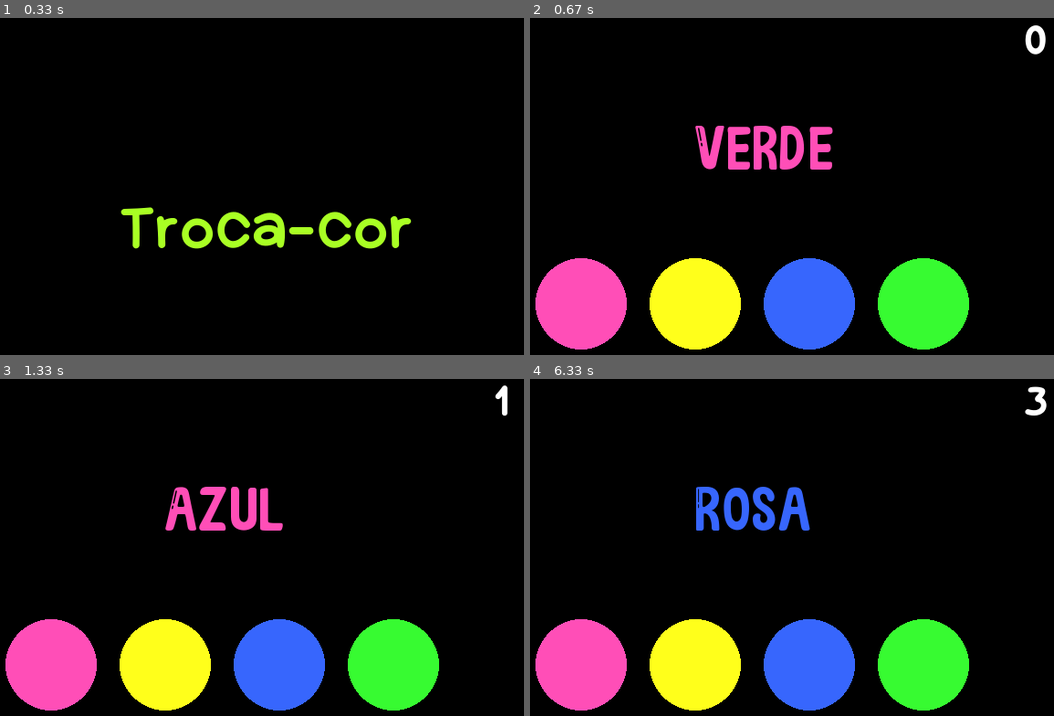
Above: before the commit, frames 1-4 (two rows, left to right).
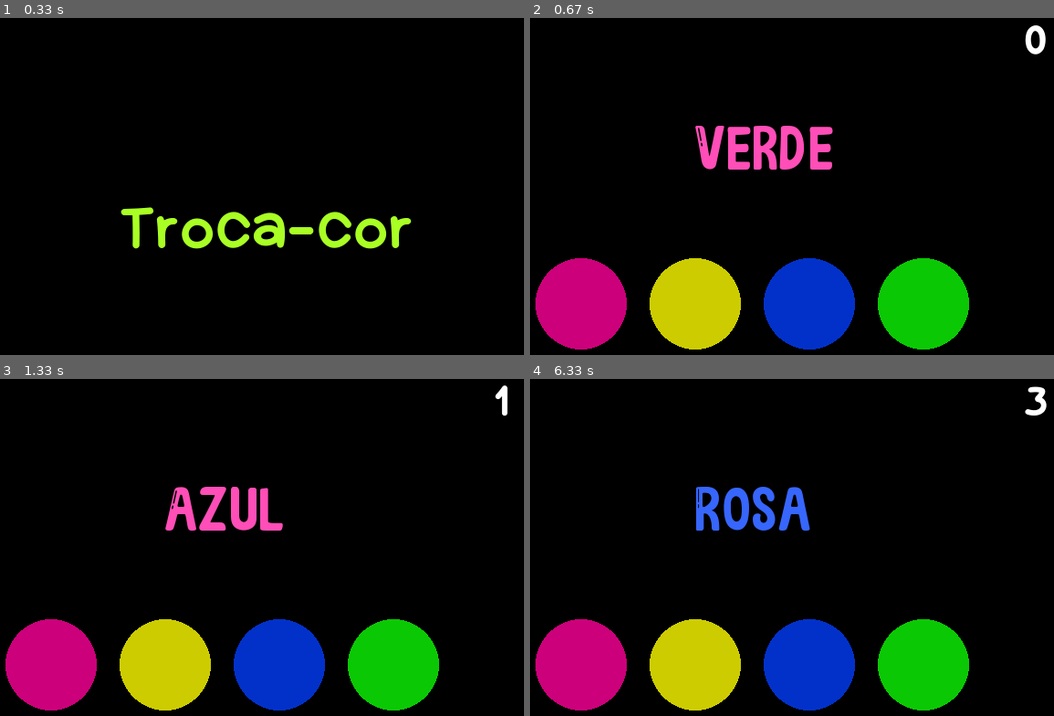
Above: after the commit, the same moments.

Repository: samara-c/Genius_Modificado_Pygame
Game: pygame game, started from Main.py
Two runs of this game, one before a commit and one after it. Both use one fixed random seed, a clock stepped at 60 frames per second and the inputs below.
Inputs (mouse positions are in pixels of both pictures, inside the frame that each line leads up to):
- Up to frame 1 (0.33 s): no input
- Up to frame 2 (0.67 s): press the mouse at (744, 243) at 0.37 s; move the mouse to (655, 230) at 0.47 s; release the mouse at (566, 216) at 0.6 s
- Up to frame 3 (1.33 s): click (382, 641) at 0.8 s; click (52, 665) at 1.2 s
- Up to frame 4 (6.33 s): click (697, 665) at 2.6 s; move the mouse to (687, 692) at 2.87 s; click (687, 692) at 3 s; click (812, 668) at 3.9 s; click (807, 665) at 5.3 s; click (681, 695) at 6.2 s

Frame 1 is identical in both runs. In frame 2, 15% of the frame differs, in the area x 1-84%, y 71-99%; in frame 3, 15%; in frame 4, 15%.

Commit message:
Todos os circulos mudam de cor ao clicar

Diff:
--- a/Main.py
+++ b/Main.py
@@ -8,14 +8,18 @@
 
 SCREEN_SIZE=(800,500)
 screen = pygame.display.set_mode(SCREEN_SIZE)
-pygame.display.set_caption("Genius confusão")
+pygame.display.set_caption("Troca-cor")
 
 #cores em RGB
 BRANCO_COR= (255,255,255)
 ROSA_COR = (255, 78, 183)
+ROSA_ESCURO_COR = (204, 0, 122)
 AMARELO_CLARO_COR= (255, 255, 27)
+AMARELO_ESCURO_COR= (204, 204, 0)
 AZUL_COR=(55, 102, 253)
+AZUL_ESCURO_COR = (2, 49, 202)
 VERDE_COR=(55, 251, 49)
+VERDE_ESCURO_COR=(11, 200, 4)
 PRETO_COR=(0,0,0)
 VERDE_LIMAO_COR=(169, 255, 36)
 
@@ -38,6 +42,7 @@
 
 #Vetores
 vetor_cores=[ROSA_COR, AMARELO_CLARO_COR, AZUL_COR, VERDE_COR]
+vetor_cores_escuras=[ROSA_ESCURO_COR, AMARELO_ESCURO_COR, AZUL_ESCURO_COR, VERDE_ESCURO_COR]
 vetor_rects=[0,0,0,0]
 vetor_cores_nomes=["Rosa", "Amarelo", "Azul", "Verde"]
 
@@ -62,7 +67,7 @@
     cor_clicada = ""
     dic = {}
     pontos = 0
-
+    circulo_nao_clicado = True
     # pos_x = (SCREEN_SIZE[0]-500)/2
 
     # def __init__(self):
@@ -77,13 +82,23 @@
         # self.pos_x = 225
         self.pos_y = 350
         i = 0
-        for cor in vetor_cores:
-            rect = pygame.draw.circle(screen, cor, (self.vetor_posicao_circulos[i], self.pos_y), 50)
-            vetor_rects[i] = rect
-            self.dic[vetor_cores_nomes[i]]=rect
-
-            i+=1
-
+
+        if self.circulo_nao_clicado:
+
+            for cor in vetor_cores:
+                rect = pygame.draw.circle(screen, cor, (self.vetor_posicao_circulos[i], self.pos_y), 50)
+                vetor_rects[i] = rect
+                self.dic[vetor_cores_nomes[i]]=rect
+
+                i+=1
+        else:
+            self.circulo_nao_clicado = True
+            for cor in vetor_cores_escuras:
+                rect = pygame.draw.circle(screen, cor, (self.vetor_posicao_circulos[i], self.pos_y), 50)
+                vetor_rects[i] = rect
+                self.dic[vetor_cores_nomes[i]]=rect
+
+                i+=1
 
 
 
@@ -94,6 +109,7 @@
         click = pygame.mouse.get_pressed()
 
         if  click[0]:
+            self.circulo_nao_clicado = False
             for rect in vetor_rects:
 
                 point = pygame.mouse.get_pos()
